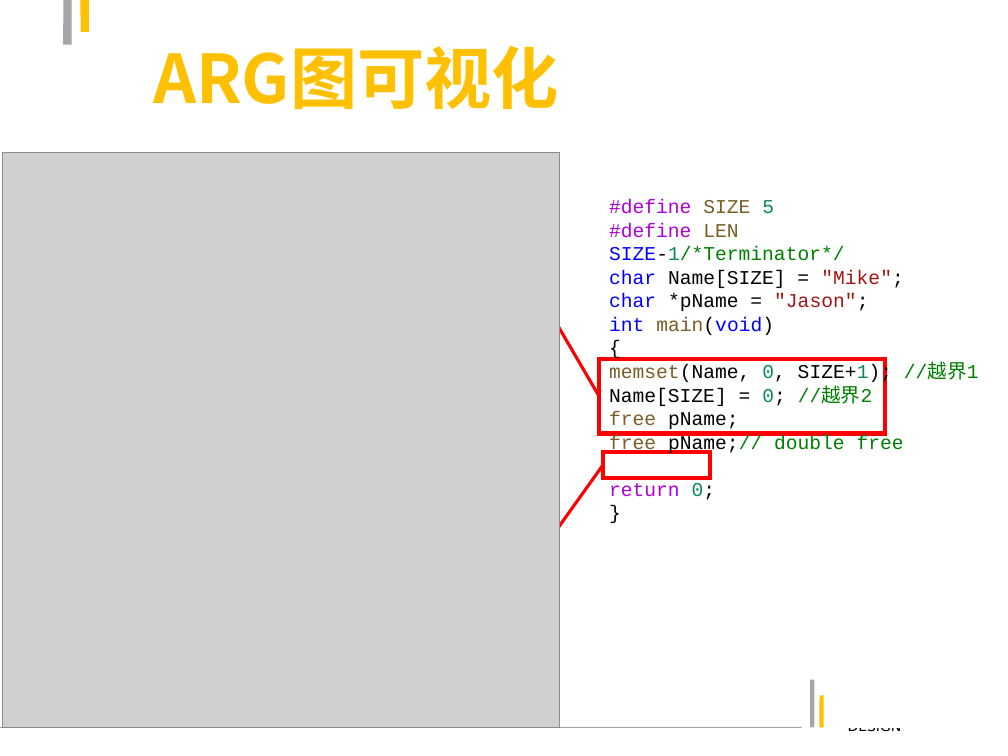
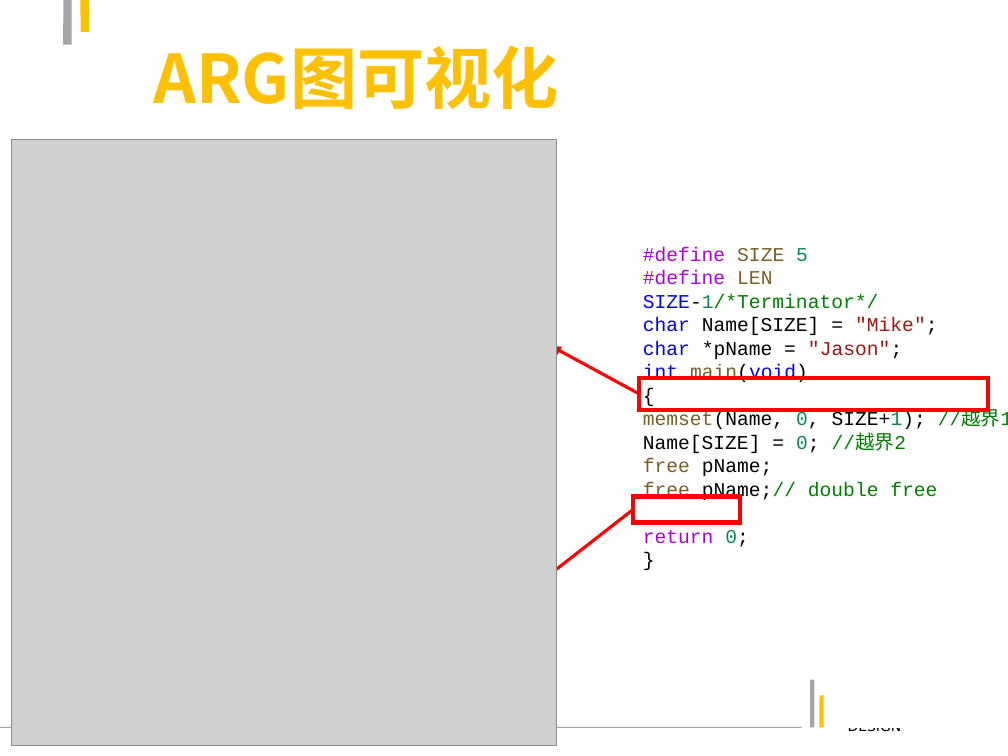
Before and after one commit to findns94/Visualization, a slide deck: slide 4 of 大作业介绍.ppt. Drawn at 1008x756 pixels with LibreOffice and Linux fonts; fonts in the diff are those of the drawing; grey boxes stand for pictures. Boxes give left, top, right and bottom in pixels: in the first picture for what was removed or moved away, otherwise in the second. Text is boxed around its words. In the diff, an @@ line names an element or a change of style, - is before the commit and + after.

Commit message:
update ppt

```diff
--- a/大作业介绍.ppt
+++ b/大作业介绍.ppt
@@ picture resized from (x1=2, y1=152, x2=559, y2=728) to (x1=11, y1=140, x2=556, y2=746) @@
@@ text "#define SIZE 5" rewrapped from (x1=609, y1=199, x2=979, y2=500) to (x1=643, y1=247, x2=1008, y2=547) @@
@@ arrow moved from (599, 396) - (535, 287) to (639, 394) - (551, 347) @@
@@ rectangle resized from (x1=599, y1=359, x2=885, y2=433) to (x1=639, y1=378, x2=989, y2=410) @@
@@ rectangle at (x1=639, y1=378, x2=989, y2=410): fill #FFFFFF to none @@
@@ rectangle moved from (x1=603, y1=452, x2=711, y2=478) to (x1=633, y1=497, x2=741, y2=523) @@
@@ arrow moved from (603, 465) - (504, 604) to (633, 510) - (496, 616) @@
```
